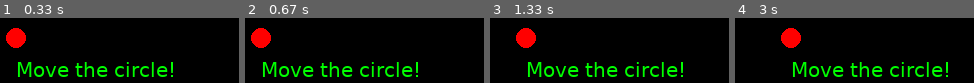
Above: before the commit, frames 1-4 (left to right).
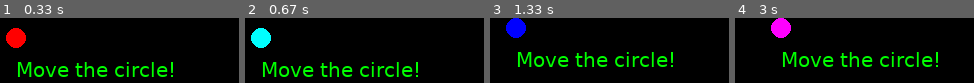
Above: after the commit, the same moments.

Repository: dankaz6/PythonSamples
Game: pygame game, started from src/root/nested/PyGameSample1.py
Two runs of this game, one before a commit and one after it. Both use one fixed random seed, a clock stepped at 60 frames per second and the inputs below.
Inputs:
- Up to frame 1 (0.33 s): no input
- Up to frame 2 (0.67 s): tap C at 0.33 s
- Up to frame 3 (1.33 s): hold Home 0.67-1.13 s; hold Right 0.67-1.13 s; tap Page Up at 0.82 s; hold M from 1.17 s (still down); hold Right from 1.17 s (still down); tap B at 1.32 s
- Up to frame 4 (3 s): release M at 1.63 s; release Right at 1.63 s; hold G 1.67-2.13 s; hold Right 1.67-2.13 s; tap Page Down at 1.82 s; hold R 2.17-2.63 s; hold Right 2.17-2.63 s; tap Page Up at 2.32 s; tap P at 2.67 s

Frame 1 is identical in both runs. In frame 2, 2.0% of the frame differs, in the area x 2-11%, y 15-47%; in frame 3, 15%, in the area x 6-81%, y 0-91%; in frame 4, 15%.

Commit message:
Added extra colors

Diff:
--- a/src/root/nested/PyGameSample1.py
+++ b/src/root/nested/PyGameSample1.py
@@ -10,6 +10,9 @@
 
 def main():
 
+    HOME_X = 20
+    HOME_Y = 20
+
     pygame.init()
     screen = pygame.display.set_mode((400,400))
 
@@ -17,13 +20,18 @@
     RED = (255,0,0)
     GREEN = (0,255,0)
     BLUE = (0,0,255)
+    PURPLE = (255,0,255)
+    CYAN = (0,255,255)
+    YELLOW = (255,255,0)
 
-    x = 20
-    y = 20
+    circle_color = RED
+
+    x = HOME_X
+    y = HOME_Y
 
     font = pygame.font.SysFont("verdana", 20)
     label = font.render("Move the circle!", True, GREEN)
-    pygame.draw.circle(screen, RED, (x,y), 10)
+    pygame.draw.circle(screen, circle_color, (x,y), 10)
     screen.blit(label, (x,y+20))
     pygame.display.update()
 
@@ -43,9 +51,30 @@
                     y -= 10
                 elif (event.key == pygame.K_DOWN):
                     y += 10
+                elif (event.key == pygame.K_HOME):
+                    x = HOME_X
+                    y = HOME_Y
+                elif (event.key == pygame.K_PAGEDOWN):
+                    x += 10
+                    y += 10
+                elif (event.key == pygame.K_PAGEUP):
+                    x -= 10
+                    y -= 10
+                elif (event.key == pygame.K_b):
+                    circle_color = BLUE
+                elif (event.key == pygame.K_g):
+                    circle_color = GREEN
+                elif (event.key == pygame.K_r):
+                    circle_color = RED
+                elif (event.key == pygame.K_p):
+                    circle_color = PURPLE
+                elif (event.key == pygame.K_c):
+                    circle_color = CYAN
+                elif (event.key == pygame.K_m):
+                    circle_color = YELLOW
 
         screen.fill(BLACK)
-        pygame.draw.circle(screen, RED, (x,y), 10)
+        pygame.draw.circle(screen, circle_color, (x,y), 10)
         screen.blit(label, (x,y+20))
         pygame.display.update()
 
